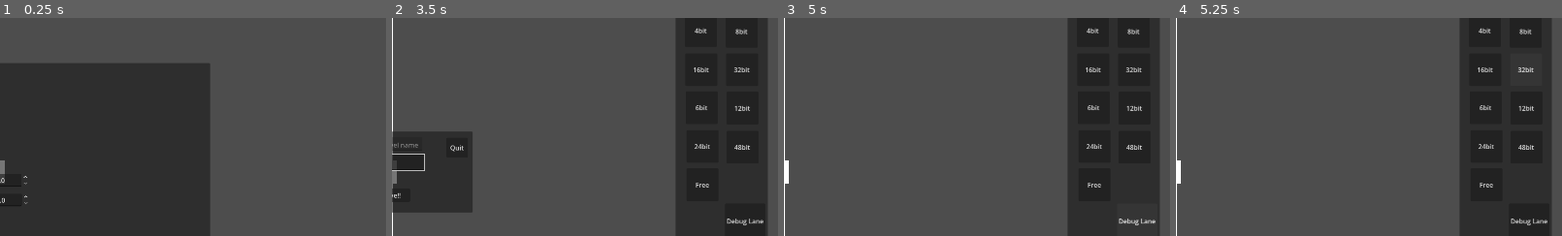
Above: before the commit, frames 1-4 (left to right).
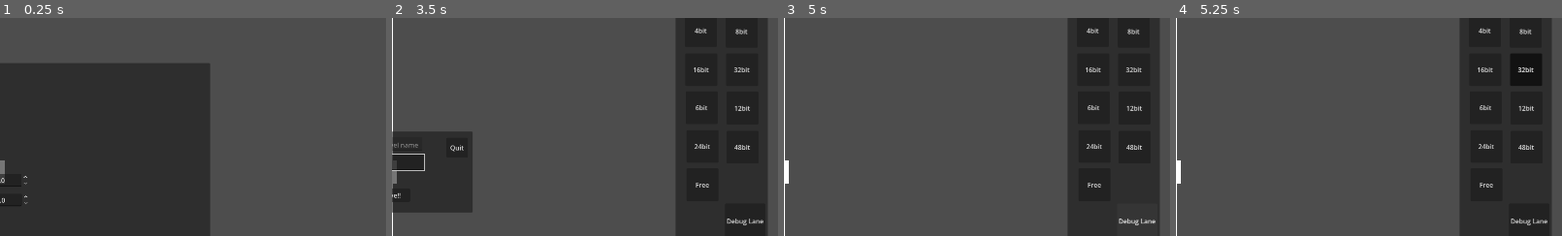
Above: after the commit, the same moments.

Repository: junu192857/Vexatonic-dash-2
Game: Godot game, scene res://Scenes/Editor.tscn
The game is run twice, just before and just after one commit, with the same random seed, the same clock (stepped at 60 frames per second) and the same inputs. This scene is started directly instead of the project's main scene.
Inputs (mouse positions are % of the whole screen's width and height, from its top left):
- Up to frame 1 (0.25 s): no input
- Up to frame 2 (3.5 s): click "Game Start!" at 0.5 s; click "Lane" at 1.25 s; click "Save Chart" at 2 s; click (50, 48) at 2.77 s; type "12" at 2.85 s
- Up to frame 3 (5 s): click "Save!!" at 3.5 s; click "Debug Lane" at 4.25 s
- Up to frame 4 (5.25 s): click "32bit" at 5 s
The pictures show only the part of the screen within x 50-100%, y 15-65%; the shares and areas given below are measured in that part.

Frames 1-3 are identical in both runs. In frame 4, 1.1% of the frame differs, in the area x 86-95%, y 16-32%.

Commit message:
비트에 맞춰서 박자 구분선 출력 및 레인 찍기 완성

Diff:
--- a/vexatonic-dash-2/Scenes/Editor.tscn
+++ b/vexatonic-dash-2/Scenes/Editor.tscn
@@ -1,13 +1,15 @@
-[gd_scene format=3 uid="uid://jblq2ydyctel"]
+[gd_scene format=3 uid="uid://dow41utu1rk5u"]
 
 [ext_resource type="Script" uid="uid://dwoyq1dcxhyuf" path="res://Scripts/EditorManager.gd" id="1_trcuy"]
 [ext_resource type="PackedScene" uid="uid://iksp3v0ubmg6" path="res://Prefabs/EditorNote.tscn" id="2_5v8xv"]
 [ext_resource type="PackedScene" uid="uid://br567btcie3o3" path="res://Prefabs/EditorConnector.tscn" id="3_brgpd"]
 [ext_resource type="PackedScene" uid="uid://byq2jrarp145t" path="res://Prefabs/Line.tscn" id="4_5v8xv"]
 [ext_resource type="Texture2D" uid="uid://bwm7x5kcscs40" path="res://Textures/NoteBase.jpg" id="4_6ykgs"]
-[ext_resource type="Script" uid="uid://t0pjw10mpexc" path="res://Scripts/EditorInputHandler.gd" id="5_dfuwn"]
+[ext_resource type="Script" path="res://Scripts/EditorInputHandler.gd" id="5_dfuwn"]
 
 [sub_resource type="ButtonGroup" id="ButtonGroup_dfuwn"]
+
+[sub_resource type="ButtonGroup" id="ButtonGroup_5v8xv"]
 
 [node name="Editor" type="Node2D" unique_id=375391991]
 script = ExtResource("1_trcuy")
@@ -285,6 +287,14 @@
 offset_right = -30.0
 offset_bottom = -30.0
 
+[node name="SaveButton2" type="Button" parent="CanvasLayer/SettingPanel" unique_id=900100908]
+layout_mode = 0
+offset_left = 122.0
+offset_top = 588.0
+offset_right = 222.0
+offset_bottom = 675.0
+text = "Debug Lane"
+
 [node name="SaveButton" type="Button" parent="CanvasLayer/SettingPanel" unique_id=377710792]
 layout_mode = 0
 offset_left = 119.0
@@ -293,20 +303,14 @@
 offset_bottom = 102.0
 text = "Save Chart"
 
-[node name="SaveButton" type="Button" parent="CanvasLayer/SettingPanel/SaveButton" unique_id=900100908]
-layout_mode = 0
-offset_left = 3.0
-offset_top = 573.0
-offset_right = 94.0
-offset_bottom = 660.0
-text = "Debug Lane"
-
 [node name="Button4" type="Button" parent="CanvasLayer/SettingPanel" unique_id=712316614]
 layout_mode = 0
 offset_left = 125.0
 offset_top = 216.0
 offset_right = 204.0
 offset_bottom = 297.0
+toggle_mode = true
+button_group = SubResource("ButtonGroup_5v8xv")
 text = "32bit"
 
 [node name="Button9" type="Button" parent="CanvasLayer/SettingPanel" unique_id=1945090177]
@@ -315,6 +319,8 @@
 offset_top = 501.0
 offset_right = 106.0
 offset_bottom = 582.0
+toggle_mode = true
+button_group = SubResource("ButtonGroup_5v8xv")
 text = "Free"
 
 [node name="Button8" type="Button" parent="CanvasLayer/SettingPanel" unique_id=1357179055]
@@ -323,6 +329,8 @@
 offset_top = 408.0
 offset_right = 205.0
 offset_bottom = 489.0
+toggle_mode = true
+button_group = SubResource("ButtonGroup_5v8xv")
 text = "48bit"
 
 [node name="Button7" type="Button" parent="CanvasLayer/SettingPanel" unique_id=1021605455]
@@ -331,6 +339,8 @@
 offset_top = 406.0
 offset_right = 106.0
 offset_bottom = 487.0
+toggle_mode = true
+button_group = SubResource("ButtonGroup_5v8xv")
 text = "24bit"
 
 [node name="Button5" type="Button" parent="CanvasLayer/SettingPanel" unique_id=299326015]
@@ -339,6 +349,8 @@
 offset_top = 310.0
 offset_right = 104.0
 offset_bottom = 391.0
+toggle_mode = true
+button_group = SubResource("ButtonGroup_5v8xv")
 text = "6bit"
 
 [node name="Button6" type="Button" parent="CanvasLayer/SettingPanel" unique_id=80114778]
@@ -347,6 +359,8 @@
 offset_top = 311.0
 offset_right = 205.0
 offset_bottom = 392.0
+toggle_mode = true
+button_group = SubResource("ButtonGroup_5v8xv")
 text = "12bit"
 
 [node name="Button2" type="Button" parent="CanvasLayer/SettingPanel" unique_id=1236208991]
@@ -355,6 +369,8 @@
 offset_top = 119.0
 offset_right = 102.0
 offset_bottom = 200.0
+toggle_mode = true
+button_group = SubResource("ButtonGroup_5v8xv")
 text = "4bit"
 
 [node name="Button3" type="Button" parent="CanvasLayer/SettingPanel" unique_id=336537621]
@@ -363,6 +379,8 @@
 offset_top = 216.0
 offset_right = 103.0
 offset_bottom = 297.0
+toggle_mode = true
+button_group = SubResource("ButtonGroup_5v8xv")
 text = "16bit"
 
 [node name="Button" type="Button" parent="CanvasLayer/SettingPanel" unique_id=1637119483]
@@ -371,6 +389,8 @@
 offset_top = 121.0
 offset_right = 203.0
 offset_bottom = 202.0
+toggle_mode = true
+button_group = SubResource("ButtonGroup_5v8xv")
 text = "8bit"
 
 [connection signal="pressed" from="CanvasLayer/SavePanel/QuitButton" to="." method="quit_save_panel"]
@@ -383,5 +403,14 @@
 [connection signal="pressed" from="CanvasLayer/NoteSelectorPanel/Button7" to="." method="_on_select_mode" binds= [1]]
 [connection signal="pressed" from="CanvasLayer/NoteSelectorPanel/Button" to="." method="_on_select_mode" binds= [0]]
 [connection signal="pressed" from="CanvasLayer/InitialPanel/Button" to="." method="_on_start_editor"]
+[connection signal="pressed" from="CanvasLayer/SettingPanel/SaveButton2" to="." method="print_lane_info"]
 [connection signal="pressed" from="CanvasLayer/SettingPanel/SaveButton" to="." method="open_save_panel"]
-[connection signal="pressed" from="CanvasLayer/SettingPanel/SaveButton/SaveButton" to="." method="print_lane_info"]
+[connection signal="pressed" from="CanvasLayer/SettingPanel/Button4" to="." method="set_bit" binds= [32]]
+[connection signal="pressed" from="CanvasLayer/SettingPanel/Button9" to="." method="set_bit" binds= [0]]
+[connection signal="pressed" from="CanvasLayer/SettingPanel/Button8" to="." method="set_bit" binds= [48]]
+[connection signal="pressed" from="CanvasLayer/SettingPanel/Button7" to="." method="set_bit" binds= [24]]
+[connection signal="pressed" from="CanvasLayer/SettingPanel/Button5" to="." method="set_bit" binds= [6]]
+[connection signal="pressed" from="CanvasLayer/SettingPanel/Button6" to="." method="set_bit" binds= [12]]
+[connection signal="pressed" from="CanvasLayer/SettingPanel/Button2" to="." method="set_bit" binds= [4]]
+[connection signal="pressed" from="CanvasLayer/SettingPanel/Button3" to="." method="set_bit" binds= [16]]
+[connection signal="pressed" from="CanvasLayer/SettingPanel/Button" to="." method="set_bit" binds= [8]]
--- a/vexatonic-dash-2/Scripts/EditorManager.gd
+++ b/vexatonic-dash-2/Scripts/EditorManager.gd
@@ -36,6 +36,7 @@
 		music_time = 180
 	$CanvasLayer/InitialPanel.visible = false
 	music_bpm.append(Vector2(0, bpm))
+	music_bpm.append(Vector2(INF, 60))
 	music_end_time = music_time * 1000
 	noteSelectorPanel.visible = true
 	settingPanel.visible = true
@@ -73,63 +74,51 @@
 
 var music_bpm: Array[Vector2] # (time, bpm): time부터 bpm
 var music_end_time : float = 180000
+var bit: int = 16
 @onready var line_holder = $LineHolder
 
-#func calculate_camera_boundary() -> Vector4:
-#	var viewport_size = get_viewport_rect().size / camera.zoom
-#	var camera_pos = camera.global_position
-#
-#	var top_left = camera_pos - 3 * viewport_size / 2
-#	var bottom_right = camera_pos + 3 * viewport_size / 2
-#
-#	var top = top_left.y
-#	var bottom = bottom_right.y
-#	var left = top_left.x
-#	var right = bottom_right.x
-#
-#	return Vector4(top, bottom, left, right)
+func set_bit(p_bit: int):
+	bit = p_bit # 4, 6, 8, 12, 16, 24, 32, 48, free(0)
+	place_bar_lines()
 
 #현재 camera의 zoom과 position에 맞춰서 마디 구분선 출력
 func place_bar_lines():
-	for i in range(music_bpm.size()):
+	for bar in line_holder.get_children():
+		bar.queue_free()
+
+	var effective_bit = bit if bit != 0 else 4
+
+	for i in range(music_bpm.size() - 1):
+		if music_bpm[i].x > music_bpm[i+1].x:
+			push_error("Please sort by time ascending")
+			return
 		var bpm_start_time = music_bpm[i].x
 		var bpm = music_bpm[i].y
-		var bpm_end_time = music_bpm[i + 1].x if i + 1 < music_bpm.size() else music_end_time
-		print(bpm_start_time)
-		print(bpm_end_time)
+		var bpm_end_time = min(music_bpm[i + 1].x, music_end_time)
 		if bpm_start_time < 0:
 			push_error("time cannot be negative")
 			return
-		if bpm_start_time > bpm_end_time:
-			push_error("Please sort music_bpm by time ascending")
+		if bpm_start_time > music_end_time:
 			return
-		if bpm_end_time > music_end_time:
-			push_error("BPM end time cannot be later than music end time")
-			return
 
 		var beat_duration = 60000.0 / bpm
-		var bar_duration = beat_duration * 4
-
+		var snap_duration = beat_duration * 4.0 / effective_bit
 		var time = bpm_start_time
-		var beat_count = 0
+		var snap_count = 0
 
 		while true:
 			var x = Setting.get_posx_from_time(time)
-
-			if beat_count % 4 == 0:
-				put_line(x, true)
+			if snap_count % effective_bit == 0:
+				put_line(x, true)  # 마디 시작 (굵은 선)
 			else:
 				put_line(x, false)
-
-			beat_count += 1
-			time += beat_duration
-
+			snap_count += 1
+			time += snap_duration
 			if time >= bpm_end_time - Setting.EPSILON:
 				break
 
-		if i + 1 < music_bpm.size():
-			var x = Setting.get_posx_from_time(bpm_end_time)
-			put_line(x, true)
+		var x = Setting.get_posx_from_time(bpm_end_time)
+		put_line(x, true)
 
 func put_line(pos_x: float, major: bool):
 	var line = LINE_SCENE.instantiate()
@@ -199,11 +188,12 @@
 			else:
 				preview.position = get_preview_pos_for_lane(mouse_pos, lane_case)
 		else:
-			if (lane_start_pos.x >= mouse_pos.x):
+			var snapped_x = get_snapped_x(mouse_pos.x)
+			if (!check_mouse_in_available_area(mouse_pos) or lane_start_pos.x >= snapped_x):
 				preview.queue_free()
 				preview = null
 			else:
-				preview.set_data(lane_start_pos, mouse_pos)
+				preview.set_data(lane_start_pos, Vector2(snapped_x, mouse_pos.y))
 
 func generate_preview(selected: int) -> Node2D:
 	var my_preview
@@ -220,12 +210,13 @@
 				add_child(my_preview)
 				my_preview.position = get_preview_pos_for_lane(mouse_pos, lane_case)
 		else:
-			if (lane_start_pos.x >= mouse_pos.x):
+			var snapped_x = get_snapped_x(mouse_pos.x)
+			if (!check_mouse_in_available_area(mouse_pos) or lane_start_pos.x >= snapped_x):
 				return null
 			my_preview = CONNECTOR_SCENE.instantiate()
 			#lane_start_pos와 현재 mouse_pos로 lane 찍기
 			add_child(my_preview)
-			my_preview.set_data(lane_start_pos, mouse_pos)
+			my_preview.set_data(lane_start_pos, Vector2(snapped_x, mouse_pos.y))
 			my_preview.position = lane_start_pos
 	else: if (selected == NoteSelection.RedNote or selected == NoteSelection.RedLong):
 		pass
@@ -286,6 +277,7 @@
 func find_lane_placing_case(mouse_pos: Vector2) -> LanePlacingCase:
 	if (!check_mouse_in_available_area(mouse_pos)):
 		return LanePlacingCase.None
+	var camera_left = camera.global_position.x - get_viewport_rect().size.x / 2
 
 	# Case 2 우선 체크: 레인 위에 마우스가 있는 경우
 	for lane in laneDatas:
@@ -297,19 +289,26 @@
 				target_lane = lane
 				return LanePlacingCase.Case2
 
-	# Case 3 체크: 마우스가 레인 끝보다 오른쪽이고 왼쪽에 레인이 있는 경우
+	# Case 3 체크
+	var closest_lane: Lane = null
+	var closest_dist: float = INF
+
 	for lane in laneDatas:
 		var lane_x_end = Setting.get_posx_from_time(lane.keyframes[-1].x)
 		if mouse_pos.x > lane_x_end:
-			var camera_left = camera.global_position.x - get_viewport_rect().size.x / 2
-			if (camera_left < lane_x_end):
+			if camera_left < lane_x_end:
 				var lane_y_end = lane.keyframes[-1].y
 				if abs(lane_y_end - mouse_pos.y) <= Setting.HALF_CONNECTOR_HEIGHT:
-					target_lane = lane
-					return LanePlacingCase.Case3
+					var dist = mouse_pos.x - lane_x_end
+					if dist < closest_dist:
+						closest_dist = dist
+						closest_lane = lane
+
+	if closest_lane != null:
+		target_lane = closest_lane
+		return LanePlacingCase.Case3
 
 	# Case 1 체크
-	var camera_left = camera.global_position.x - get_viewport_rect().size.x / 2
 	if (camera_left <= 0): #and !is_lane_in_range(0, mouse_pos.x, mouse_pos.y)):
 		return LanePlacingCase.Case1
 
@@ -320,7 +319,8 @@
 	if (case == LanePlacingCase.Case1):
 		return Vector2(0, mouse_pos.y)
 	else: if (case == LanePlacingCase.Case2):
-		return Vector2(mouse_pos.x, target_lane.get_height(Setting.get_time_from_posx(mouse_pos.x)))
+		var snapped_x = get_snapped_x(mouse_pos.x)
+		return Vector2(snapped_x, target_lane.get_height(Setting.get_time_from_posx(snapped_x)))
 	else: if (case == LanePlacingCase.Case3):
 		return Vector2(Setting.get_posx_from_time(target_lane.keyframes[-1].x),target_lane.keyframes[-1].y)
 	return Vector2.ZERO
@@ -366,6 +366,28 @@
 			lane_case = LanePlacingCase.None
 		current_state = EditorState.Ready
 
+func get_snapped_x(mouse_x: float) -> float:
+	if bit == 0:
+		return mouse_x
+
+	var time = Setting.get_time_from_posx(mouse_x)
+
+	var bpm = music_bpm[0].y
+	var bpm_start_time = music_bpm[0].x
+	for i in range(music_bpm.size() - 1):
+		if time >= music_bpm[i].x and time < music_bpm[i + 1].x:
+			bpm = music_bpm[i].y
+			bpm_start_time = music_bpm[i].x
+			break
+
+	var beat_duration = 60000.0 / bpm
+	var snap_duration = beat_duration * 4.0 / bit
+
+	var elapsed = time - bpm_start_time
+	var snapped_time = bpm_start_time + round(elapsed / snap_duration) * snap_duration
+
+	return Setting.get_posx_from_time(snapped_time)
+
 # ======================== Testing ===================================
 
 func print_lane_info():
@@ -403,3 +425,7 @@
 		file.store_line("END")
 
 	quit_save_panel()
+
+
+func _on_button_7_pressed(extra_arg_0: int) -> void:
+	pass # Replace with function body.
